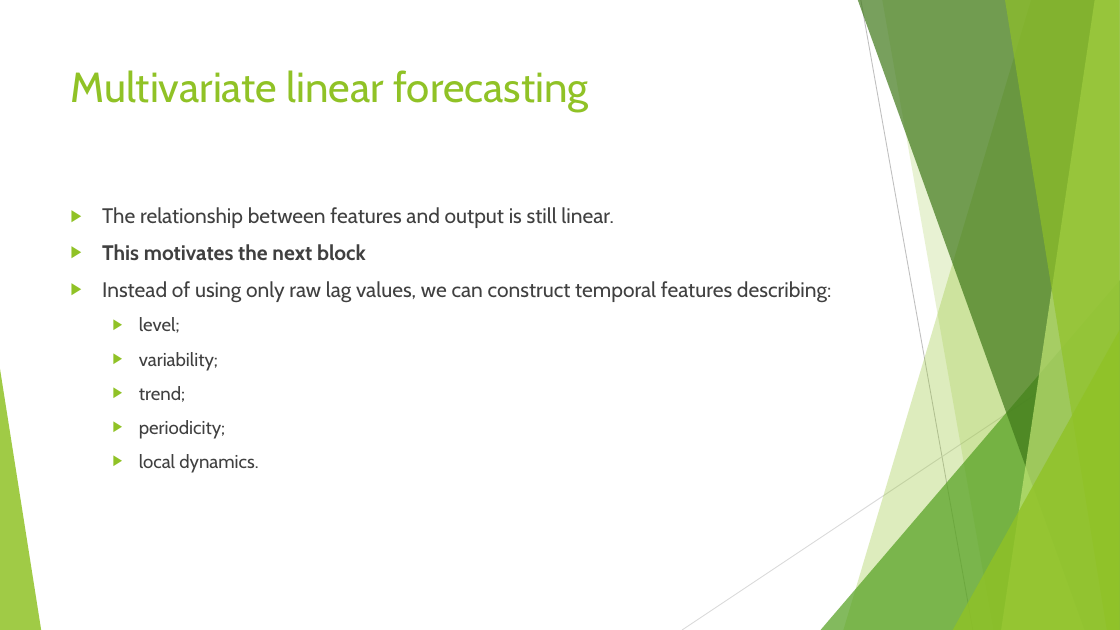
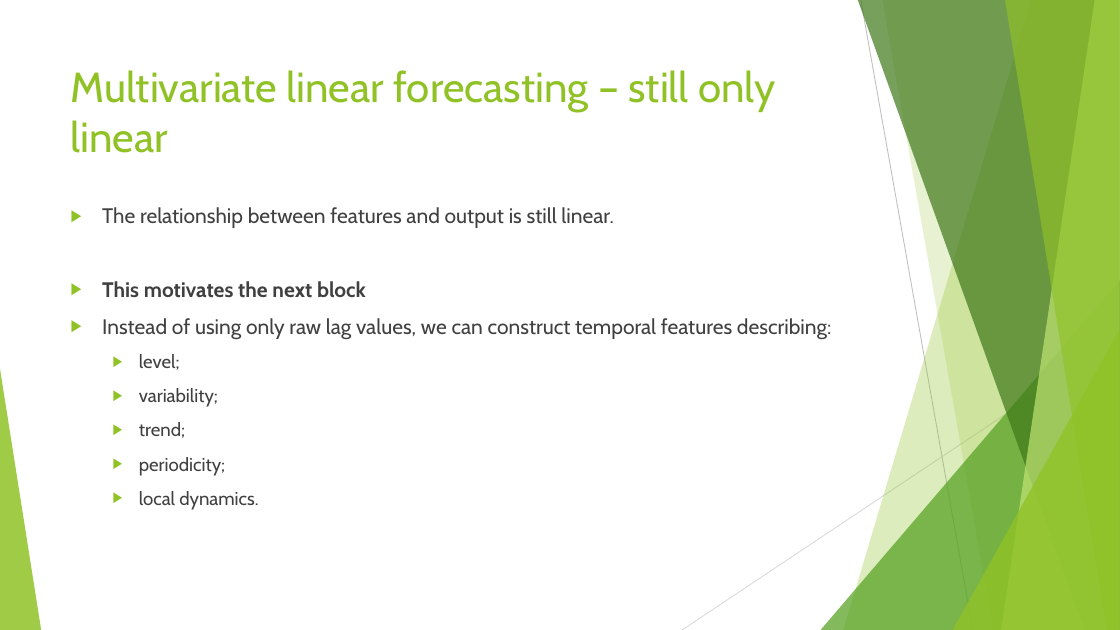
Before and after one commit to FranzGH/timeseries, a slide deck: slide 32 of Slides/03 Traditional Baselines and Feature-Based Machine Learning.pptx. Drawn at 1120x630 pixels with LibreOffice and Linux fonts; fonts in the diff are those of the drawing. Boxes give left, top, right and bottom in pixels: in the first picture for what was removed or moved away, otherwise in the second. Text is boxed around its words. In the diff, an @@ line names an element or a change of style, - is before the commit and + after.

```diff
--- a/Slides/03 Traditional Baselines and Feature-Based Machine Learning.pptx
+++ b/Slides/03 Traditional Baselines and Feature-Based Machine Learning.pptx
@@ title at (71, 70, 775, 153): text changed @@
-Multivariate linear forecasting
+Multivariate linear forecasting – still only linear
@@ text "The relationship between features and ..." rewrapped from (102, 207, 831, 473) to (102, 207, 831, 510) @@
```
Also in this commit, not shown: 23 other slides changed, 1 other file.
